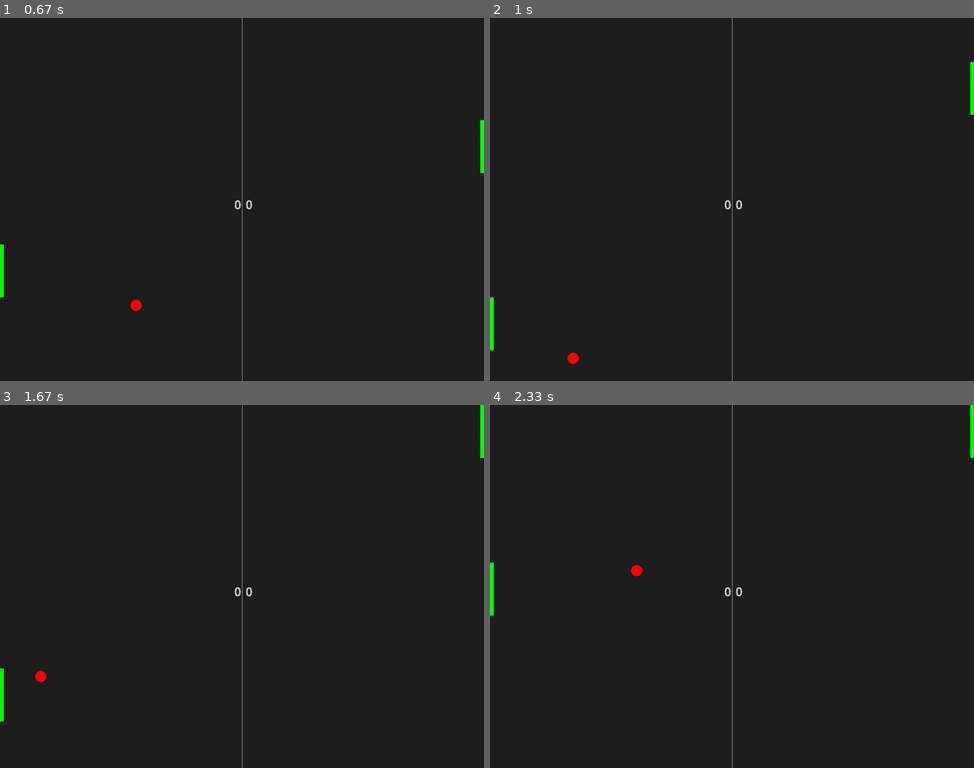
Above: before the commit, frames 1-4 (two rows, left to right).
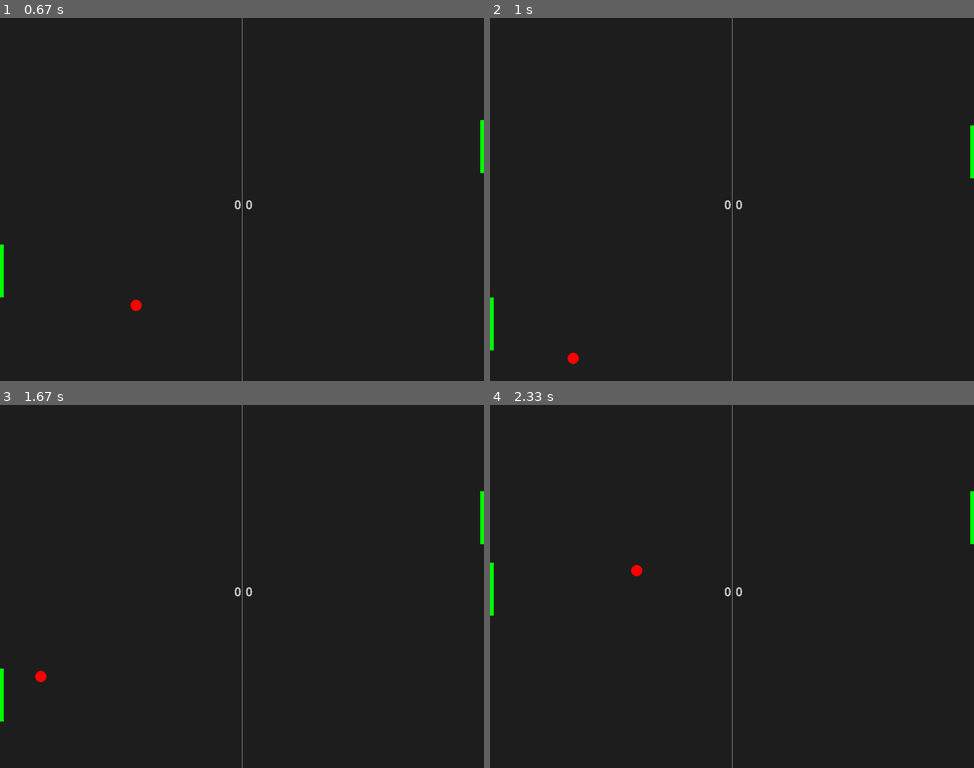
Above: after the commit, the same moments.

Repository: KatarzynaMarta/ClearCode_Pygame_PongGame
Game: pygame game, started from main.py
The game is run twice, just before and just after one commit, with the same random seed, the same clock (stepped at 60 frames per second) and the same inputs.
Inputs:
- Up to frame 1 (0.67 s): hold Up from 0.33 s (still down)
- Up to frame 2 (1 s): release Up at 0.8 s; hold Down from 0.83 s (still down)
- Up to frame 3 (1.67 s): release Down at 1.13 s; hold Up 1.17-1.53 s; hold Down from 1.57 s (still down)
- Up to frame 4 (2.33 s): release Down at 1.93 s; hold Up 1.97-2.27 s; hold Down from 2.3 s (still down)

Frame 1 is identical in both runs. In frame 2, 0.2% of the frame differs, in the area x 99-100%, y 12-45%; in frame 3, 0.2%; in frame 4, 0.2%.

Commit message:
correct player animation

Diff:
--- a/main.py
+++ b/main.py
@@ -97,9 +97,10 @@
                 player_speed -=speed_value
         if event.type == pygame.KEYUP:
             if event.key == pygame.K_DOWN:
+                player_speed -= speed_value
+            if event.key == pygame.K_UP:
                 player_speed += speed_value
-            if event.key == pygame.K_UP:
-                player_speed -= speed_value
+
 
     # ball animation function
     ball_animation()
